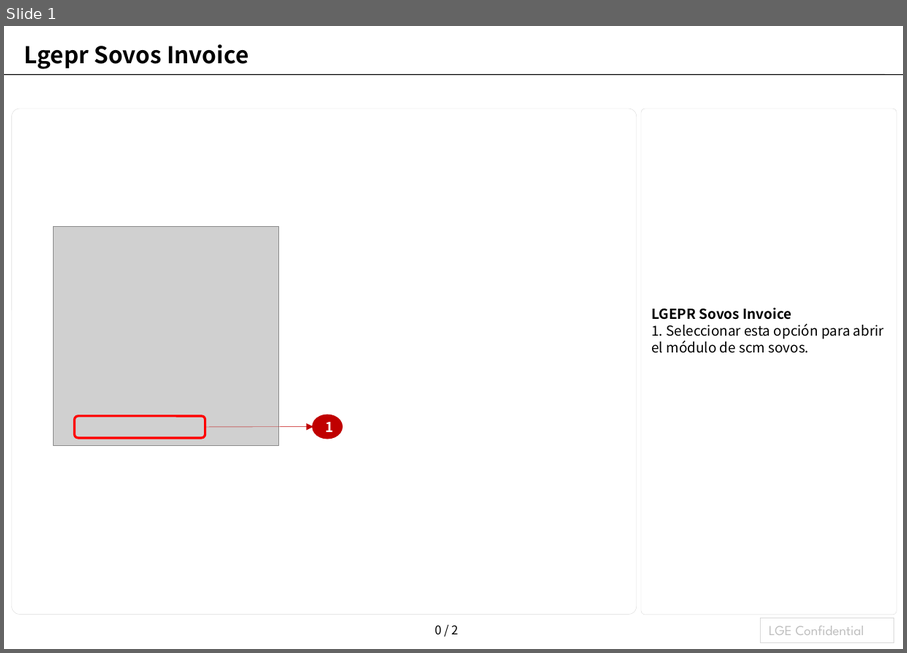
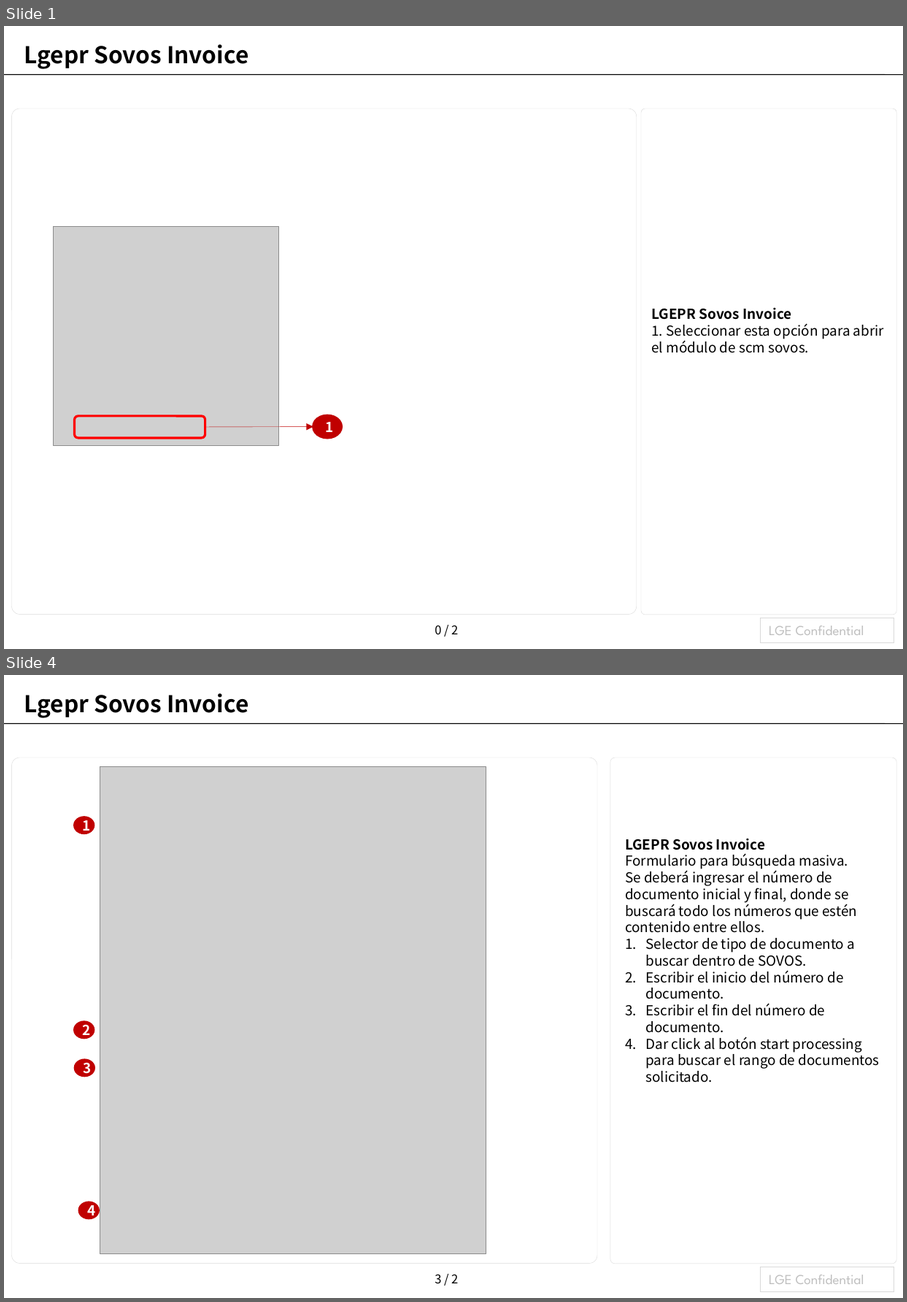
Before and after one commit to laparkaes/lgperu, a slide deck: user_manual/module/lgepr_sovos_invoice/lgepr_sovos_invoice_es.pptx. Shown one above the other, each under a label of ours: slide 1 before the commit, slides 1 and 4 after it; the slides between them are not shown. The pictures are 907x653 and 907x1302 pixels, drawn with LibreOffice and Linux fonts; fonts in the diff are those of the drawing; grey boxes stand for pictures. Boxes give left, top, right and bottom in pixels: in the first picture for what was removed or moved away, otherwise in the second. Text is boxed around its words. In the diff, an @@ line names an element or a change of style, - is before the commit and + after.

```diff
--- a/user_manual/module/lgepr_sovos_invoice/lgepr_sovos_invoice_es.pptx
+++ b/user_manual/module/lgepr_sovos_invoice/lgepr_sovos_invoice_es.pptx
@@ slide 4 added at bbox=[4, 675, 903, 1298], background #FFFFFF; not listed: 3 template elements that a slide beside it also shows @@
@@ title added at bbox=[24, 693, 249, 718], 20 pt, text #000000, bold @@
+Lgepr Sovos Invoice
@@ rounded rectangle added at bbox=[11, 757, 597, 1263], outline #D9D9D9 0.25 pt @@
@@ rounded rectangle added at bbox=[611, 757, 898, 1263], outline #D9D9D9 0.25 pt @@
@@ picture added at bbox=[100, 767, 487, 1254] @@
@@ ellipse added at bbox=[75, 817, 94, 833], fill #C00000, outline #C00000 2 pt, 12 pt, text #FFFFFF, bold @@
+1
@@ text added at bbox=[625, 838, 880, 1082], 12 pt, text #000000 @@
+LGEPR Sovos Invoice
+Formulario para búsqueda masiva.
+Se deberá ingresar el número de documento inicial y final, donde se buscará todo los números que estén contenido entre ellos.
+1. Selector de tipo de documento a buscar dentro de SOVOS.
+2. Escribir el inicio del número de documento.
+3. Escribir el fin del número de documento.
+4. Dar click al botón start processing para buscar el rango de documentos solicitado.
@@ ellipse added at bbox=[75, 1022, 94, 1038], fill #C00000, outline #C00000 2 pt, 12 pt, text #FFFFFF, bold @@
+2
@@ ellipse added at bbox=[76, 1060, 95, 1075], fill #C00000, outline #C00000 2 pt, 12 pt, text #FFFFFF, bold @@
+3
@@ ellipse added at bbox=[80, 1202, 99, 1218], fill #C00000, outline #C00000 2 pt, 12 pt, text #FFFFFF, bold @@
+4
```
Also in this commit, not shown: 1 slide changed, 2 other slides added, 1 slide removed, 3 other files.
